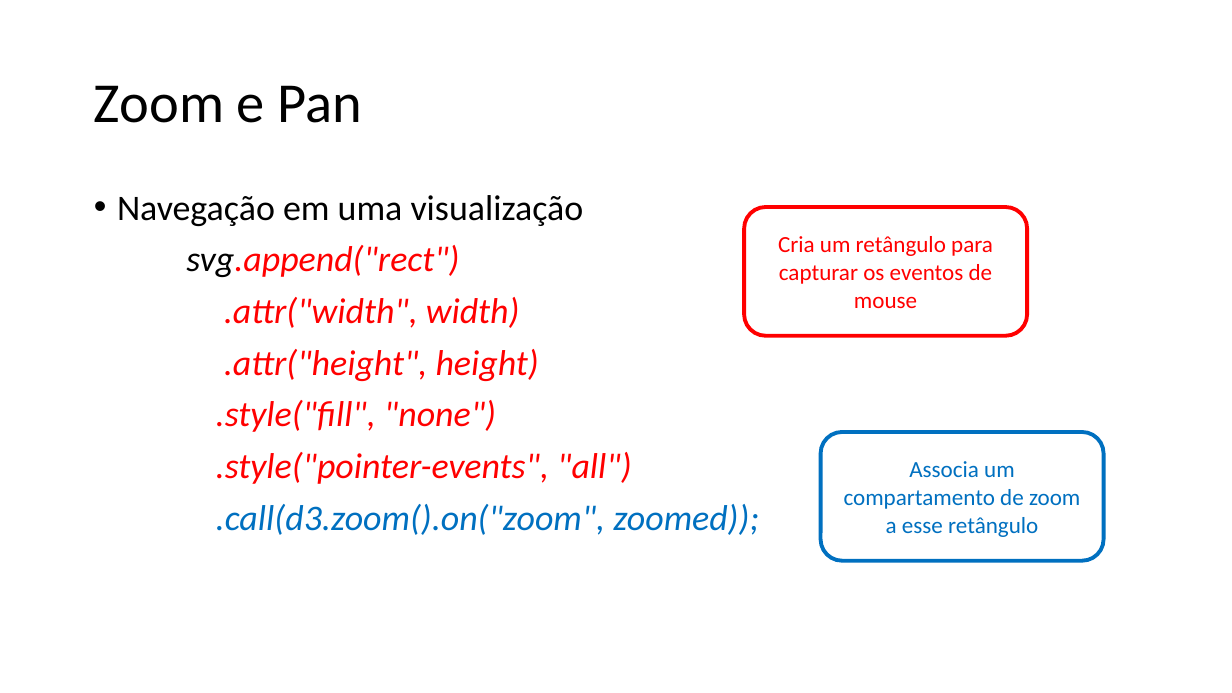
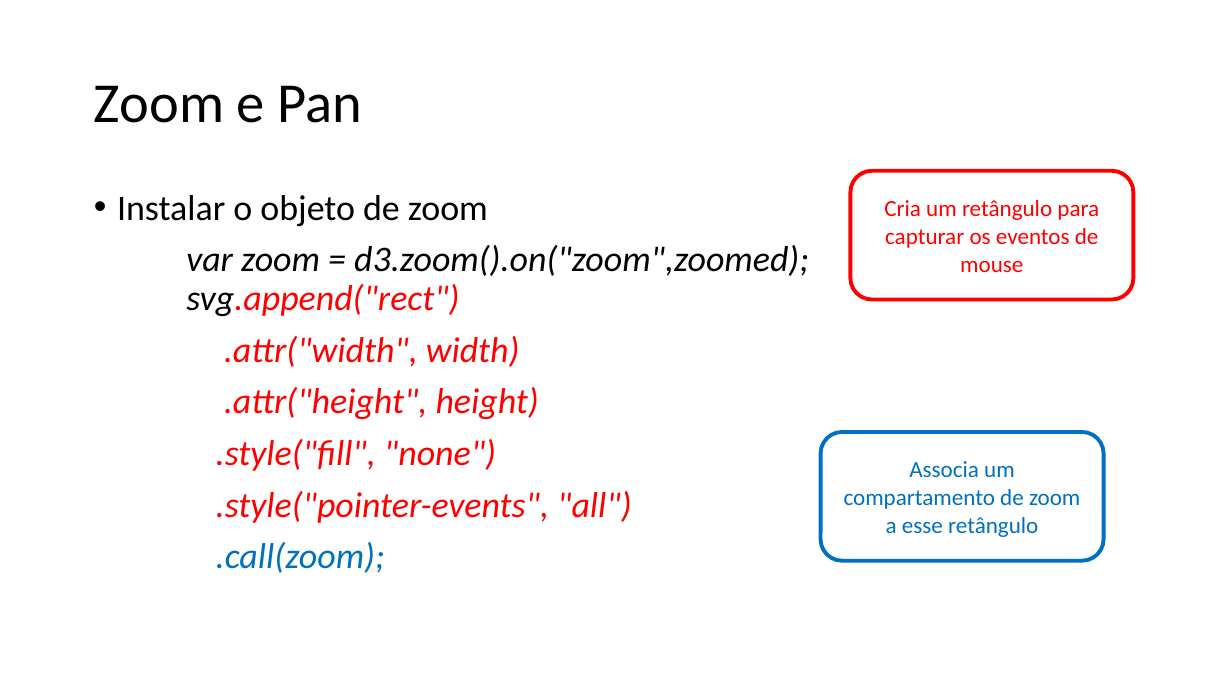
Before and after one commit to filipecmedeiros/Treinamento-d3.js, a slide deck: slide 54 of Aula2.pptx (slide 46 before the commit). Drawn at 1232x693 pixels with LibreOffice and Linux fonts; fonts in the diff are those of the drawing. Boxes give left, top, right and bottom in pixels: in the first picture for what was removed or moved away, otherwise in the second. Text is boxed around its words. In the diff, an @@ line names an element or a change of style, - is before the commit and + after.

```diff
--- a/Aula2.pptx
+++ b/Aula2.pptx
@@ rounded rectangle "Cria um retângulo para capturar ...": place and size @@
-rounded rectangle "Cria um retângulo para capturar ..." at [744,207,1027,335]
+rounded rectangle "Cria um retângulo para capturar ..." at [850,171,1133,299]
@@ text at [117,195,809,316]: text changed; italic on @@
-• Navegação em uma visualização
-svg.append("rect")
+• Instalar o objeto de zoom
+var zoom = d3.zoom().on("zoom",zoomed);
+svg.append("rect")
@@ text at [216,542,385,573]: text changed @@
-.call(d3.zoom().on("zoom", zoomed));
+.call(zoom);
```
Also in this commit, not shown: 6 other slides changed, 31 slides added, 8 slides removed, 11 other files.
